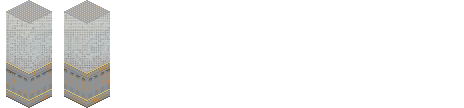
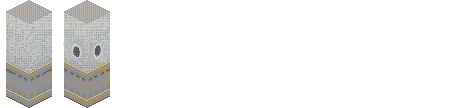
The second (464, 108) image is a revision of the first. Changes to its layers:
renamed "Layer 8" to "Layer 12", painted on it over [14, 19, 108, 63]
